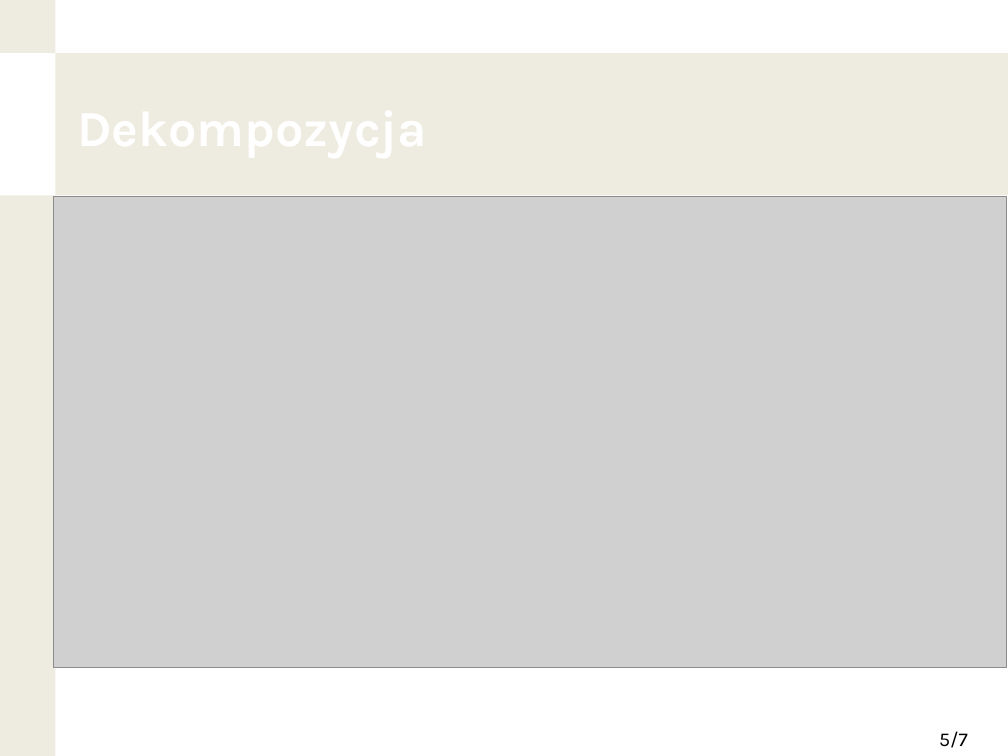
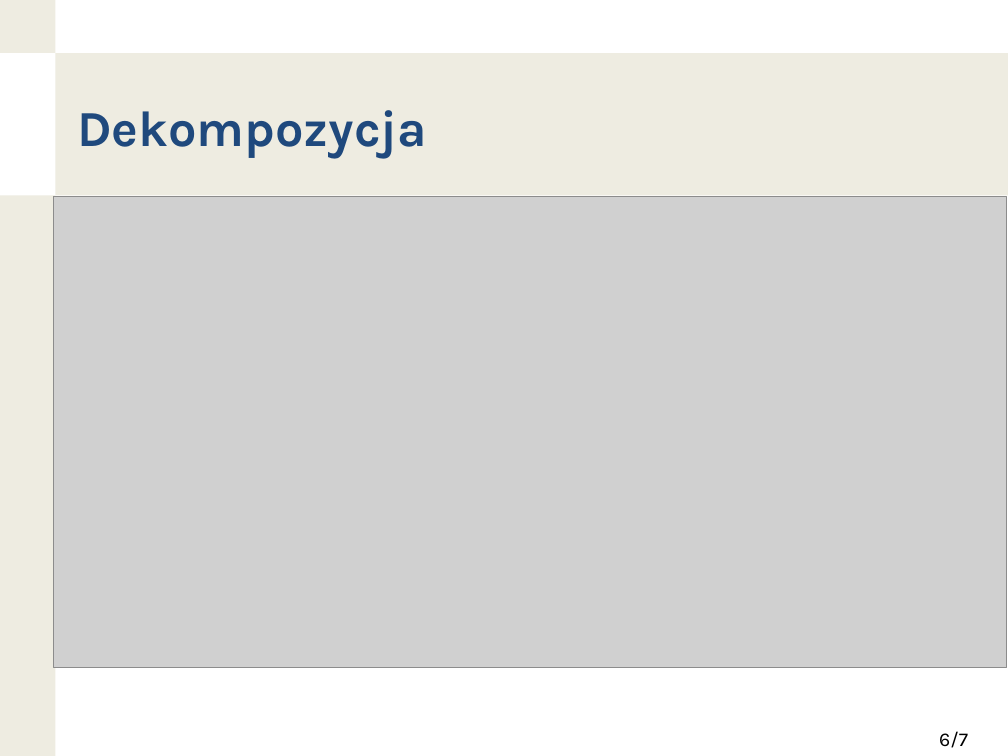
Before and after one commit to nokia-wroclaw/innovativeprojects-healthiness-of-data, a slide deck: slide 6 of KPZ_demo_prezentacja.pptx (slide 5 before the commit). Drawn at 1008x756 pixels with LibreOffice and Linux fonts; fonts in the diff are those of the drawing; grey boxes stand for pictures; background and template pictures are left out. Boxes give left, top, right and bottom in pixels: in the first picture for what was removed or moved away, otherwise in the second. Text is boxed around its words. In the diff, an @@ line names an element or a change of style, - is before the commit and + after.

```diff
--- a/KPZ_demo_prezentacja.pptx
+++ b/KPZ_demo_prezentacja.pptx
@@ text "Dekompozycja" at (77, 110, 427, 159): text colour #FFFFFF to #1F497D @@
@@ page number at (939, 731, 968, 748): text changed @@
-5/7
+6/7
```
Also in this commit, not shown: 5 other slides changed, 5 slides added, 1 slide removed.
